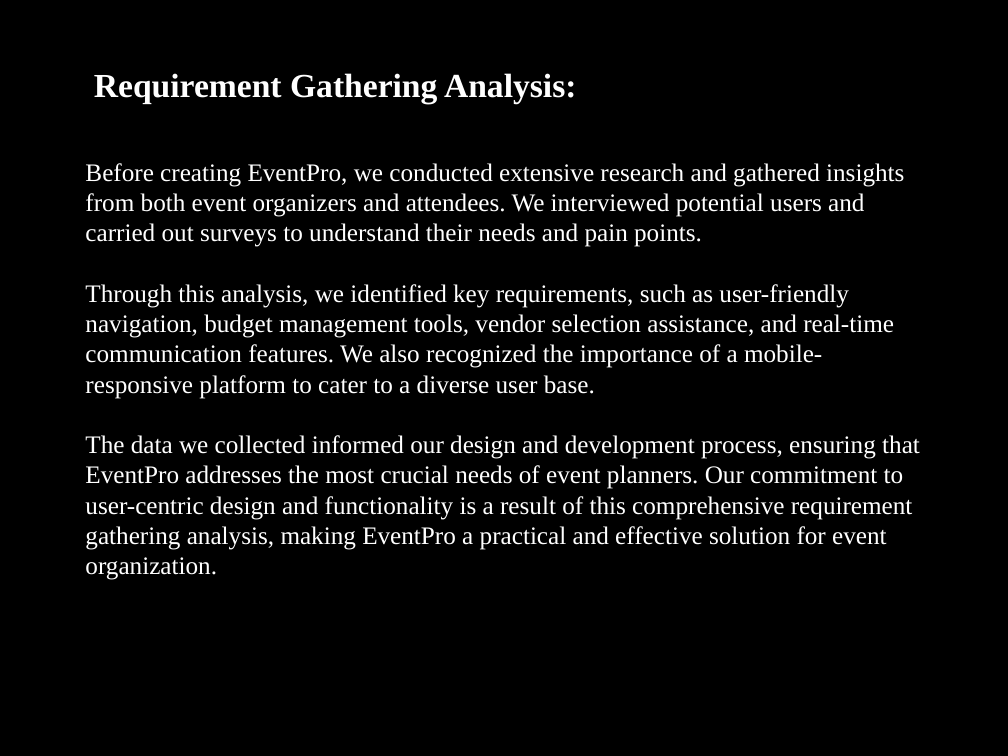
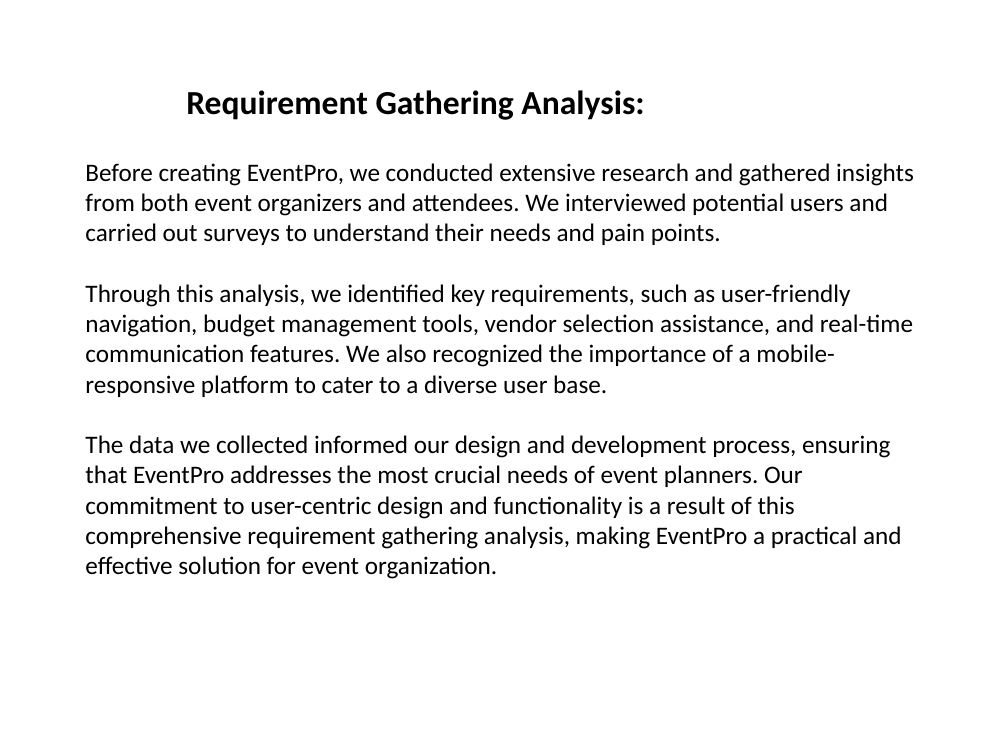
Before and after one commit to Nidhi-411/EventPro, a slide deck: slide 8 of PPts and stuff/Eventpro.pptx (slide 7 before the commit). Drawn at 1008x756 pixels with LibreOffice and Linux fonts; fonts in the diff are those of the drawing; background and template pictures are left out. Boxes give left, top, right and bottom in pixels: in the first picture for what was removed or moved away, otherwise in the second. Text is boxed around its words. In the diff, an @@ line names an element or a change of style, - is before the commit and + after.

```diff
--- a/PPts and stuff/Eventpro.pptx
+++ b/PPts and stuff/Eventpro.pptx
@@ background picture (left out) to #FFFFFF @@
@@ text "Requirement Gathering Analysis:" at (186, 90, 644, 120): font Times New Roman to Calibri, text colour #FFFFFF to #000000 @@
@@ text "Requirement Gathering Analysis:": place and size @@
-text "Requirement Gathering Analysis:" at (94, 73, 577, 103)
+text "Requirement Gathering Analysis:" at (186, 90, 644, 120)
@@ text "Before creating EventPro, we conducted ..." at (85, 163, 914, 579): font Times New Roman to Calibri, text colour #FFFFFF to #000000 @@
```
Also in this commit, not shown: 21 other slides changed, 5 slides added, 5 slides removed, 1 other file.
